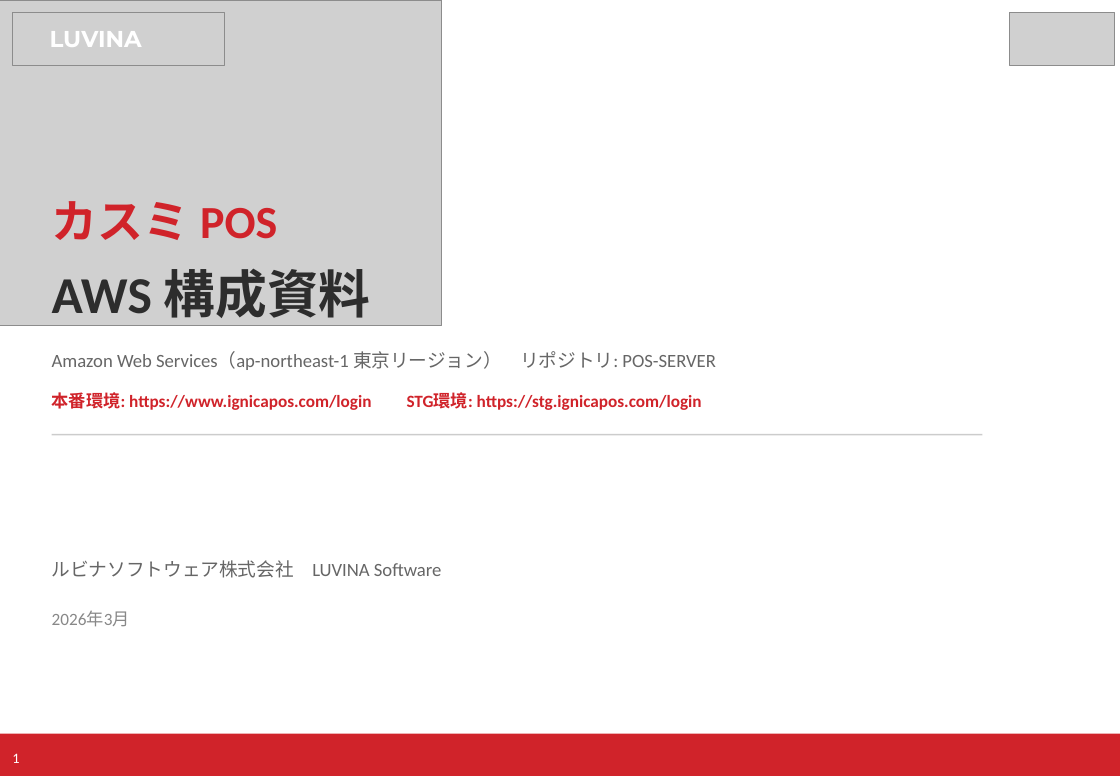
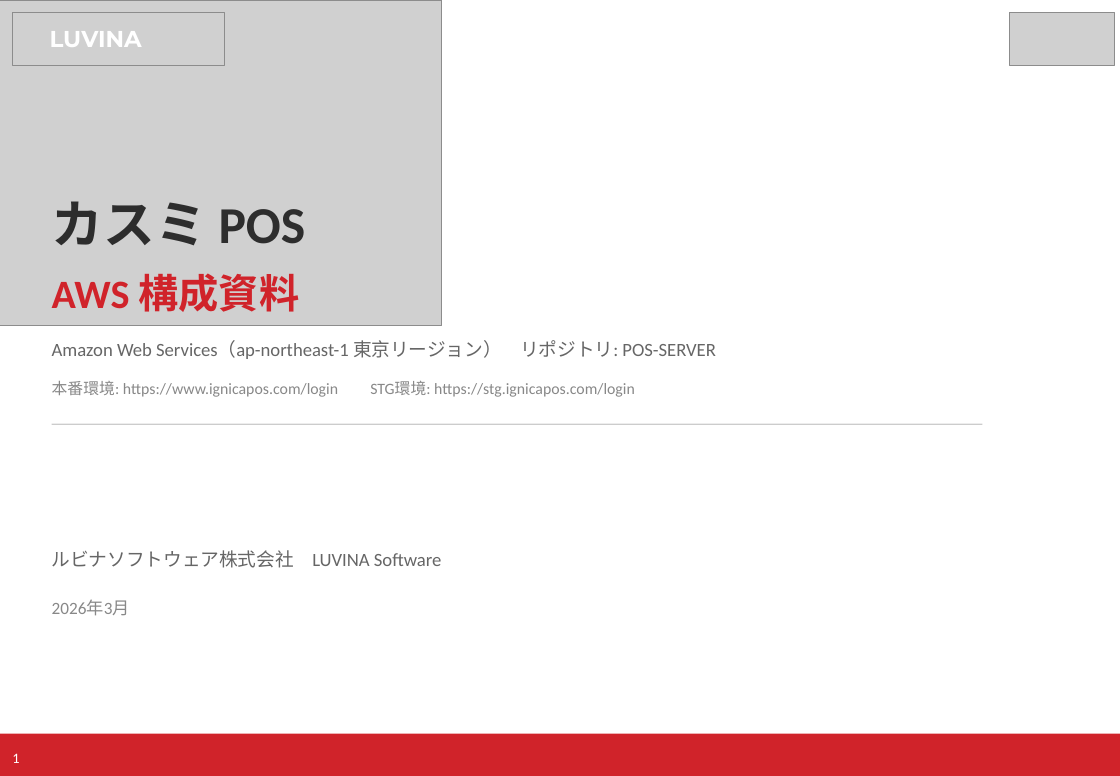
Before and after one commit to kiyoharakadutoshi/kasumi_pos-server_aws, a slide deck: slide 1 of 40_AWS/01_構成資料/カスミPOS_AWS構成資料.pptx. Drawn at 1120x776 pixels with LibreOffice and Linux fonts; fonts in the diff are those of the drawing; grey boxes stand for pictures. Boxes give left, top, right and bottom in pixels: in the first picture for what was removed or moved away, otherwise in the second. Text is boxed around its words. In the diff, an @@ line names an element or a change of style, - is before the commit and + after.

Commit message:
docs: カスミPOS AWS構成資料 v2 — 実態調査に基づき全面修正

```diff
--- a/40_AWS/01_構成資料/カスミPOS_AWS構成資料.pptx
+++ b/40_AWS/01_構成資料/カスミPOS_AWS構成資料.pptx
@@ text "カスミ POS" at [52, 201, 306, 246]: size 32 to 36 pt, text colour #D0232A to #2D2D2D @@
@@ text "AWS 構成資料" at [52, 273, 300, 312]: size 36 to 28 pt, text colour #2D2D2D to #D0232A @@
@@ text "Amazon Web Services（ap-northeast-1 東京リージョン） リポジトリ: ...": place and size @@
-text "Amazon Web Services（ap-northeast-1 東京リージョン） リポジトリ: ..." at [52, 351, 715, 370]
+text "Amazon Web Services（ap-northeast-1 東京リージョン） リポジトリ: ..." at [52, 340, 715, 359]
@@ text "本番環境: https://www.ignicapos.com/login STG環境: https://stg.ign ...": place and size @@
-text "本番環境: https://www.ignicapos.com/login STG環境: https://stg.ign ..." at [52, 392, 702, 410]
+text "本番環境: https://www.ignicapos.com/login STG環境: https://stg.ign ..." at [52, 381, 635, 397]
@@ text "本番環境: https://www.ignicapos.com/login STG環境: https://stg.ign ..." at [52, 381, 635, 397]: size 12 to 11 pt, text colour #D0232A to #888888, bold off @@
@@ 2 texts, 1 line: place and size @@
-2 texts, 1 line at [52, 434, 982, 627]
+2 texts, 1 line at [52, 424, 982, 616]
```
Also in this commit, not shown: 4 other slides changed, 6 slides added, 5 slides removed.
